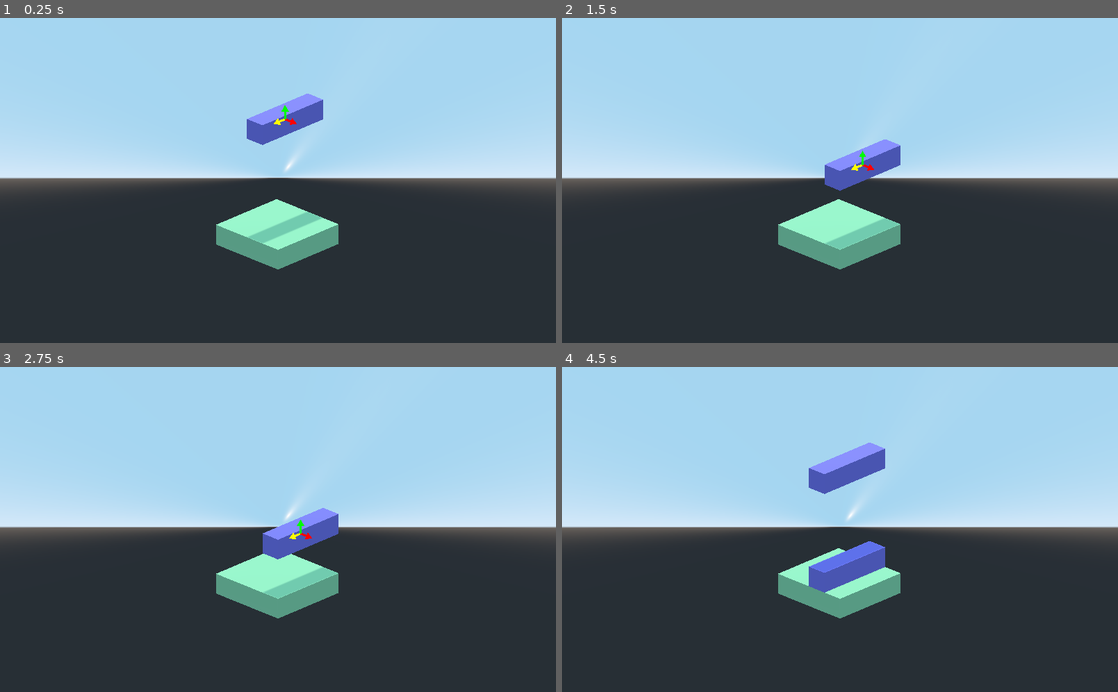
Above: before the commit, frames 1-4 (two rows, left to right).
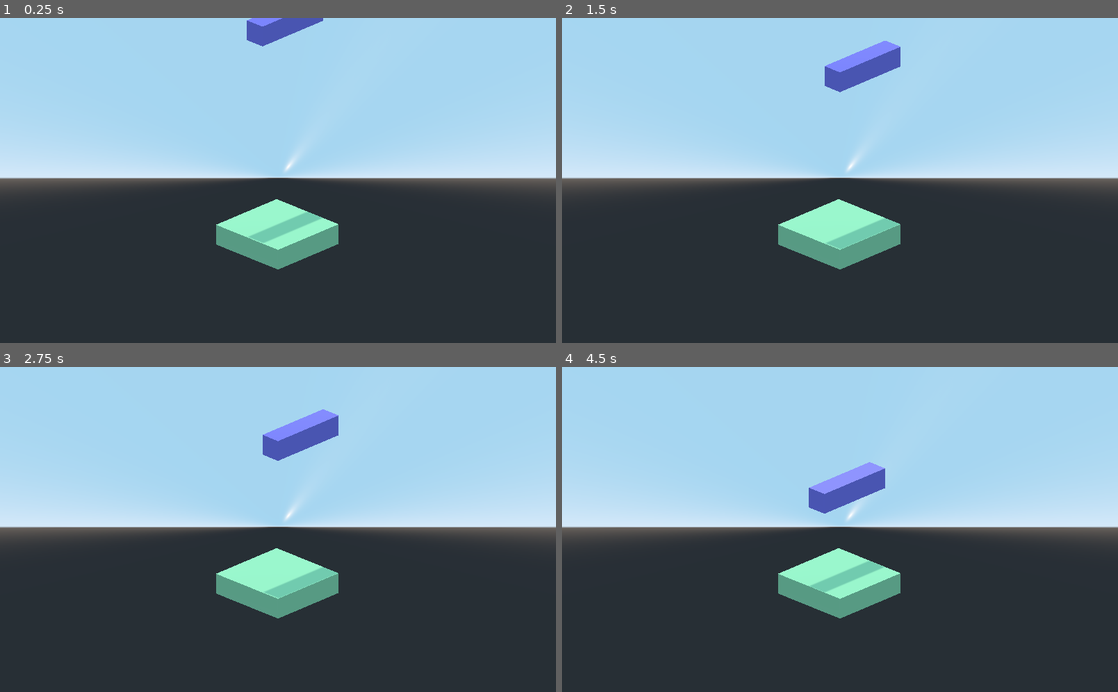
Above: after the commit, the same moments.

Repository: minifigmaster125/3DTetris
Game: Godot game, scene res://Main.tscn
Same seed, same stepped clock (60 frames per second), same inputs: the game is played once before the commit and once after it.
Inputs (mouse positions are in pixels of both pictures, inside the frame that each line leads up to):
- Up to frame 1 (0.25 s): no input
- Up to frame 2 (1.5 s): tap Enter at 0.5 s; move the mouse to (962, 164) at 0.52 s; hold D (right) 0.53-1.28 s; tap Space at 1.25 s; move the mouse to (728, 196) at 1.27 s; hold S (down) from 1.28 s (still down)
- Up to frame 3 (2.75 s): tap Enter at 2 s; move the mouse to (333, 458) at 2.02 s; release S (down) at 2.03 s; hold D (right) from 2.03 s (still down)
- Up to frame 4 (4.5 s): tap Space at 2.75, 4.25 s; move the mouse to (812, 594) at 2.77 s; release D (right) at 2.78 s; hold W (up) 2.78-3.53 s; tap Enter at 3.5 s; move the mouse to (1006, 578) at 3.52 s; hold A (left) from 3.53 s (still down); tap \ (toggle_debug) at 4.15 s; move the mouse to (673, 480) at 4.27 s

The runs differ from the first frame. In frame 1, 2.0% of the frame differs, in the area x 44-59%, y 0-70%; in frame 2, 2.5%; in frame 3, 2.5%; in frame 4, 3.4%, in the area x 44-59%, y 23-70%.

Commit message:
rotations decent, camera rotates, etc

Diff:
--- a/DebugDraw3D.gd
+++ b/DebugDraw3D.gd
@@ -41,7 +41,7 @@
 
 func add_vector(object, value, size, width, color):
 	vectors.append(Vector.new(object, value, size, width, color))
-	print("registered %s of %s." % [value, object.name])
+#	print("registered %s of %s." % [value, object.name])
 
 
 func remove_vector(object, property):
--- a/LongStraight.gd
+++ b/LongStraight.gd
@@ -1,58 +1,64 @@
 extends Piece
 
-var left_axis_rotated = 0
-var up_axis_rotated = 0
+#var left_axis_rotated = 0
+#var up_axis_rotated = 0
 
-func rotate_block(event: InputEvent) -> void:
-	if event.is_action_pressed("left"):
-		rotate(Vector3.UP, PI/2.0)
-		if left_axis_rotated == 0:
-			match up_axis_rotated:
-				0:
-					global_translate(Vector3(-1, 0, 1))
-					up_axis_rotated = 1
-				1:
-					global_translate(Vector3(1, 0, -1))
-					up_axis_rotated = 0
-				2:
-					global_translate(Vector3(1, 0, 1))
-					up_axis_rotated = 0
-	if event.is_action_pressed("right"):
-		rotate(Vector3.UP, -PI/2.0)
-		if left_axis_rotated == 0:
-			match up_axis_rotated:
-				0:
-					global_translate(Vector3(-1, 0, -1))
-					up_axis_rotated = 2
-				1:
-					global_translate(Vector3(1, 0, -1))
-					up_axis_rotated = 0
-				2:
-					global_translate(Vector3(1, 0, 1))
-					up_axis_rotated = 0
-	if event.is_action_pressed("up"):
-		rotate(Vector3.LEFT, PI/2.0)
-		if up_axis_rotated == 0:
-			match left_axis_rotated:
-				0:
-					global_translate(Vector3(0, 1, 1))
-					left_axis_rotated = 1
-				1:
-					global_translate(Vector3(0, -1, -1))
-					left_axis_rotated = 0
-				2:
-					global_translate(Vector3(0, -1, 1))
-					left_axis_rotated = 0
-
-	if event.is_action_pressed("down"):
-		rotate(Vector3.LEFT, -PI/2.0)
-		match left_axis_rotated:
-			0:
-				global_translate(Vector3(0, 1, -1))
-				left_axis_rotated = 2
-			1:
-				global_translate(Vector3(0, -1, -1))
-				left_axis_rotated = 0
-			2:
-				global_translate(Vector3(0, -1, 1))
-				left_axis_rotated = 0
+#func rotate_block(event: InputEvent) -> void:
+#	if event.is_action_pressed("left"):
+#		rotate(Vector3.UP, PI/2.0)
+#		if left_axis_rotated == 0:
+#			match up_axis_rotated:
+#				0:
+#					global_translate(Vector3(-1, 0, 1))
+#					up_axis_rotated = 1
+#				1:
+#					global_translate(Vector3(-1, 0, -1))
+#					up_axis_rotated = 2
+#				2:
+#					global_translate(Vector3(1, 0, -1))
+#					up_axis_rotated = 3
+#				3:
+#					global_translate(Vector3(1, 0, 1))
+#					up_axis_rotated = 0
+#	if event.is_action_pressed("right"):
+#		rotate(Vector3.UP, -PI/2.0)
+#		if left_axis_rotated == 0:
+#			match up_axis_rotated:
+#				0:
+#					global_translate(Vector3(-1, 0, -1))
+#					up_axis_rotated = 3
+#				3:
+#					global_translate(Vector3(-1, 0, 1))
+#					up_axis_rotated = 2
+#				2:
+#					global_translate(Vector3(1, 0, 1))
+#					up_axis_rotated = 1
+#				1:
+#					global_translate(Vector3(1, 0, -1))
+#					up_axis_rotated = 0
+#	if event.is_action_pressed("up"):
+#		rotate(Vector3.LEFT, PI/2.0)
+#		if up_axis_rotated == 0:
+#			match left_axis_rotated:
+#				0:
+#					global_translate(Vector3(0, 1, 1))
+#					left_axis_rotated = 1
+#				1:
+#					global_translate(Vector3(0, -1, -1))
+#					left_axis_rotated = 0
+#				2:
+#					global_translate(Vector3(0, -1, 1))
+#					left_axis_rotated = 0
+#
+#	if event.is_action_pressed("down"):
+#		rotate(Vector3.LEFT, -PI/2.0)
+#		match left_axis_rotated:
+#			0:
+#				global_translate(Vector3(0, 1, -1))
+#				left_axis_rotated = 2
+#			1:
+#				global_translate(Vector3(0, -1, -1))
+#				left_axis_rotated = 0
+#			2:
+#				global_translate(Vector3(0, -1, 1))
+#				left_axis_rotated = 0
--- a/Main.tscn
+++ b/Main.tscn
@@ -6,12 +6,16 @@
 script/source = "extends Spatial
 
 var longStraightScene = preload(\"res://LongStraight.tscn\")
+var ZScene = preload(\"res://Zpiece.tscn\")
 var longStraight: Piece
 var mode = 0
-var height = 10
+var height = 20
 var width = 4
 var length = 4
 var matrix = []
+var toggle = true
+var camera_rotate = null
+onready var cameraTween = $Pivot/Tween
 
 func _ready() -> void:
 
@@ -25,9 +29,25 @@
 	print_matrix()
 	spawn_new_block()
 
+func _process(delta: float) -> void:
+
+	if (camera_rotate == 0):
+
+		cameraTween.interpolate_property($Pivot, \"rotation:y\", $Pivot.rotation.y, $Pivot.rotation.y + deg2rad(90.0), 0.2)
+		cameraTween.start()
+		camera_rotate = null
+
+	if (camera_rotate == 1):
+		cameraTween.interpolate_property($Pivot, \"rotation:y\", $Pivot.rotation.y, $Pivot.rotation.y - deg2rad(90.0), 0.2)
+		cameraTween.start()
+		camera_rotate = null
+
+
+
 func spawn_new_block() -> void:
 	mode = 0
-	longStraight = longStraightScene.instance()
+	longStraight = longStraightScene.instance() if toggle else ZScene.instance()
+	toggle = not toggle
 	add_child(longStraight)
 	longStraight.transform.origin = Vector3(-length+1, height+1, -width)
 
@@ -49,14 +69,18 @@
 		$Timer.wait_time = 0.2
 	elif event.is_action_released(\"speed\"):
 		$Timer.wait_time = 0.75
-	else:
+	elif event.is_action_pressed(\"camera_right\") and not cameraTween.is_active():
+		camera_rotate = 0
+	elif event.is_action_pressed(\"camera_left\") and not cameraTween.is_active():
+		camera_rotate = 1
+	elif not event is InputEventMouseMotion:
 		match(mode):
 			1:
 				rotate_block(event)
 			0:
 				move_block(event)
 			_:
-				move_block(event)
+				pass
 
 func rotate_block(event: InputEvent) -> void:
 	longStraight.rotate_block(event)
@@ -77,18 +101,13 @@
 
 func record_set(piece) -> void:
 	for cube in piece.get_children():
-		var set : Vector3 = cube.global_transform.origin
-		set = convert_origin_to_matrix(set)
-#		print(set)
-#		print(matrix[set.y][set.x][set.z])
-		matrix[set.y][set.x][set.z] = cube
+		if not cube.is_queued_for_deletion():
+			var set : Vector3 = cube.global_transform.origin
+			set = convert_origin_to_matrix(set)
+	#		print(set)
+	#		print(matrix[set.y][set.x][set.z])
+			matrix[set.y][set.x][set.z] = cube
 	print_matrix()
-
-func move_piece_in_matrix(piece) -> void:
-	for cube in piece.get_children():
-		var pos = convert_origin_to_matrix(cube.global_transform.origin)
-		matrix[pos.y][pos.x][pos.z] = false
-	record_set(piece)
 
 
 func check_planes() -> void:
@@ -118,6 +137,7 @@
 				for z in width:
 					matrix[y][x][z].queue_free()
 					matrix[y][x][z] = false
+	print_matrix()
 
 func lower_pieces(planes: Array) -> void:
 	var highest_plane = planes.back()
@@ -129,8 +149,13 @@
 				var drop_height = calc_piece_drop_height(piece)  # NEXT: ACTUALLY DROP PIECES
 				print(\"DROPPING\")
 				print(drop_height)
+
+				for cube in piece.get_children():
+					var pos = convert_origin_to_matrix(cube.global_transform.origin)
+					matrix[pos.y][pos.x][pos.z] = false
 				piece.transform.origin.y -= drop_height * 2
-				move_piece_in_matrix(piece)
+
+				record_set(piece)
 
 
 
@@ -280,12 +305,6 @@
 light_energy = 0.35
 shadow_enabled = true
 
-[node name="Camera" type="Camera" parent="."]
-transform = Transform( 0.714949, -0.289811, 0.636285, 0, 0.910048, 0.414503, -0.699177, -0.296348, 0.650638, 4.64481, 10.0639, 4.74959 )
-projection = 1
-size = 30.0
-near = 0.5
-
 [node name="Timer" type="Timer" parent="."]
 wait_time = 0.75
 autostart = true
@@ -298,4 +317,15 @@
 
 [node name="DebugOverlay" parent="." instance=ExtResource( 1 )]
 
+[node name="Pivot" type="Spatial" parent="."]
+transform = Transform( 1, 0, 0, 0, 1, 0, 0, 0, 1, -4, 0, -4 )
+
+[node name="Camera" type="Camera" parent="Pivot"]
+transform = Transform( 0.714949, -0.289811, 0.636285, 0, 0.910048, 0.414503, -0.699177, -0.296348, 0.650638, 8.64481, 10.0639, 8.74959 )
+projection = 1
+size = 30.0
+near = 0.5
+
+[node name="Tween" type="Tween" parent="Pivot"]
+
 [connection signal="timeout" from="Timer" to="." method="_on_Timer_timeout"]
--- a/Piece.gd
+++ b/Piece.gd
@@ -1,11 +1,16 @@
 extends Spatial
 
 class_name Piece
+var left_axis_rotated = 0
+var up_axis_rotated = 0
+var length = 4
+var width = 4
 
 func _process(delta: float) -> void:
-	DebugOverlay.draw.add_vector(self, "transform:basis:z", 1, 4, Color.yellow)
-	DebugOverlay.draw.add_vector(self, "transform:basis:x", 1, 4, Color.red)
-	DebugOverlay.draw.add_vector(self, "transform:basis:y", 1, 4, Color.green)
+	pass
+#	DebugOverlay.draw.add_vector(self, "transform:basis:z", 1, 4, Color.yellow)
+#	DebugOverlay.draw.add_vector(self, "transform:basis:x", 1, 4, Color.red)
+#	DebugOverlay.draw.add_vector(self, "transform:basis:y", 1, 4, Color.green)
 
 func can_move(direction: String, length: int, width: int) -> bool:
 	for cube in get_children():
@@ -24,4 +29,94 @@
 					return false
 	return true
 
-#func rotate(angle: float) -> void:
+func rotate_block(event: InputEvent) -> void:
+	if event.is_action_pressed("left"):
+		rotate(Vector3.UP, PI/2.0)
+		if left_axis_rotated == 0:
+			match up_axis_rotated:
+				0:
+					global_translate(Vector3(-1, 0, 1))
+					up_axis_rotated = 1
+				1:
+					global_translate(Vector3(-1, 0, -1))
+					up_axis_rotated = 2
+				2:
+					global_translate(Vector3(1, 0, -1))
+					up_axis_rotated = 3
+				3:
+					global_translate(Vector3(1, 0, 1))
+					up_axis_rotated = 0
+		global_translate(shift_required())
+	if event.is_action_pressed("right"):
+		rotate(Vector3.UP, -PI/2.0)
+		if left_axis_rotated == 0:
+			match up_axis_rotated:
+				0:
+					global_translate(Vector3(-1, 0, -1))
+					up_axis_rotated = 3
+				3:
+					global_translate(Vector3(-1, 0, 1))
+					up_axis_rotated = 2
+				2:
+					global_translate(Vector3(1, 0, 1))
+					up_axis_rotated = 1
+				1:
+					global_translate(Vector3(1, 0, -1))
+					up_axis_rotated = 0
+		global_translate(shift_required())
+	if event.is_action_pressed("up"):
+		rotate(Vector3.LEFT, PI/2.0)
+		if up_axis_rotated == 0:
+			match left_axis_rotated:
+				0:
+					global_translate(Vector3(0, 1, 1))
+					left_axis_rotated = 1
+				1:
+					global_translate(Vector3(0, -1, -1))
+					left_axis_rotated = 0
+				2:
+					global_translate(Vector3(0, -1, 1))
+					left_axis_rotated = 0
+		global_translate(shift_required())
+
+	if event.is_action_pressed("down"):
+		rotate(Vector3.LEFT, -PI/2.0)
+		if up_axis_rotated == 0:
+			match left_axis_rotated:
+				0:
+					global_translate(Vector3(0, 1, -1))
+					left_axis_rotated = 2
+				1:
+					global_translate(Vector3(0, -1, -1))
+					left_axis_rotated = 0
+				2:
+					global_translate(Vector3(0, -1, 1))
+					left_axis_rotated = 0
+		global_translate(shift_required())
+
+func shift_required() -> Vector3:
+	print("SHIFTING")
+	var xshift = 0
+	var yshift = 0
+	var zshift = 0
+	for cube in get_children():
+		var origin = cube.global_transform.origin
+		print (origin)
+		if origin.x < (-length * 2) + 1:
+			var shift = (-length * 2) + 1 - origin.x
+			xshift = shift if shift > xshift else xshift
+		if origin.x > -1:
+			xshift = -1 * ( origin.x + 1 if origin.x > xshift else xshift )
+		if origin.z < (-width * 2) + 1:
+			var shift = (-width * 2) + 1 - origin.z
+			zshift = shift if shift > zshift else zshift
+		if origin.z > -1:
+			zshift = -1 * (origin.z +1 if origin.z > zshift else zshift)
+		if origin.y < 1:
+			var shift = 1 - origin.y
+			yshift = shift if shift > yshift else yshift
+		print(zshift)
+	var shift = Vector3(xshift, yshift, zshift)
+
+	print (shift)
+	return shift
--- /dev/null
+++ b/Zpiece.gd
@@ -0,0 +1 @@
+extends Piece
--- a/Zpiece.tscn
+++ b/Zpiece.tscn
@@ -1,12 +1,15 @@
-[gd_scene load_steps=2 format=2]
+[gd_scene load_steps=3 format=2]
+
+[ext_resource path="res://Zpiece.gd" type="Script" id=1]
 
 [sub_resource type="SpatialMaterial" id=1]
 albedo_color = Color( 1, 0.490196, 0.152941, 1 )
 
 [node name="Zpiece" type="Spatial"]
+script = ExtResource( 1 )
 
 [node name="CSGBox" type="CSGBox" parent="."]
-transform = Transform( 1, 0, 0, 0, 1, 0, 0, 0, 1, -2, 0, 1 )
+transform = Transform( 1, 0, 0, 0, 1, 0, 0, 0, 1, 0, 0, -1 )
 material_override = SubResource( 1 )
 
 [node name="CSGBox2" type="CSGBox" parent="."]
@@ -14,9 +17,9 @@
 material_override = SubResource( 1 )
 
 [node name="CSGBox3" type="CSGBox" parent="."]
-transform = Transform( 1, 0, 0, 0, 1, 0, 0, 0, 1, 0, 0, -1 )
+transform = Transform( 1, 0, 0, 0, 1, 0, 0, 0, 1, 2, 0, 1 )
 material_override = SubResource( 1 )
 
 [node name="CSGBox4" type="CSGBox" parent="."]
-transform = Transform( 1, 0, 0, 0, 1, 0, 0, 0, 1, 2, 0, -1 )
+transform = Transform( 1, 0, 0, 0, 1, 0, 0, 0, 1, 2, 0, 3 )
 material_override = SubResource( 1 )
--- a/project.godot
+++ b/project.godot
@@ -64,6 +64,16 @@
 "events": [ Object(InputEventKey,"resource_local_to_scene":false,"resource_name":"","device":0,"alt":false,"shift":false,"control":false,"meta":false,"command":false,"pressed":false,"scancode":32,"unicode":0,"echo":false,"script":null)
  ]
 }
+camera_right={
+"deadzone": 0.5,
+"events": [ Object(InputEventKey,"resource_local_to_scene":false,"resource_name":"","device":0,"alt":false,"shift":false,"control":false,"meta":false,"command":false,"pressed":false,"scancode":16777233,"unicode":0,"echo":false,"script":null)
+ ]
+}
+camera_left={
+"deadzone": 0.5,
+"events": [ Object(InputEventKey,"resource_local_to_scene":false,"resource_name":"","device":0,"alt":false,"shift":false,"control":false,"meta":false,"command":false,"pressed":false,"scancode":16777231,"unicode":0,"echo":false,"script":null)
+ ]
+}
 
 [network]
 
